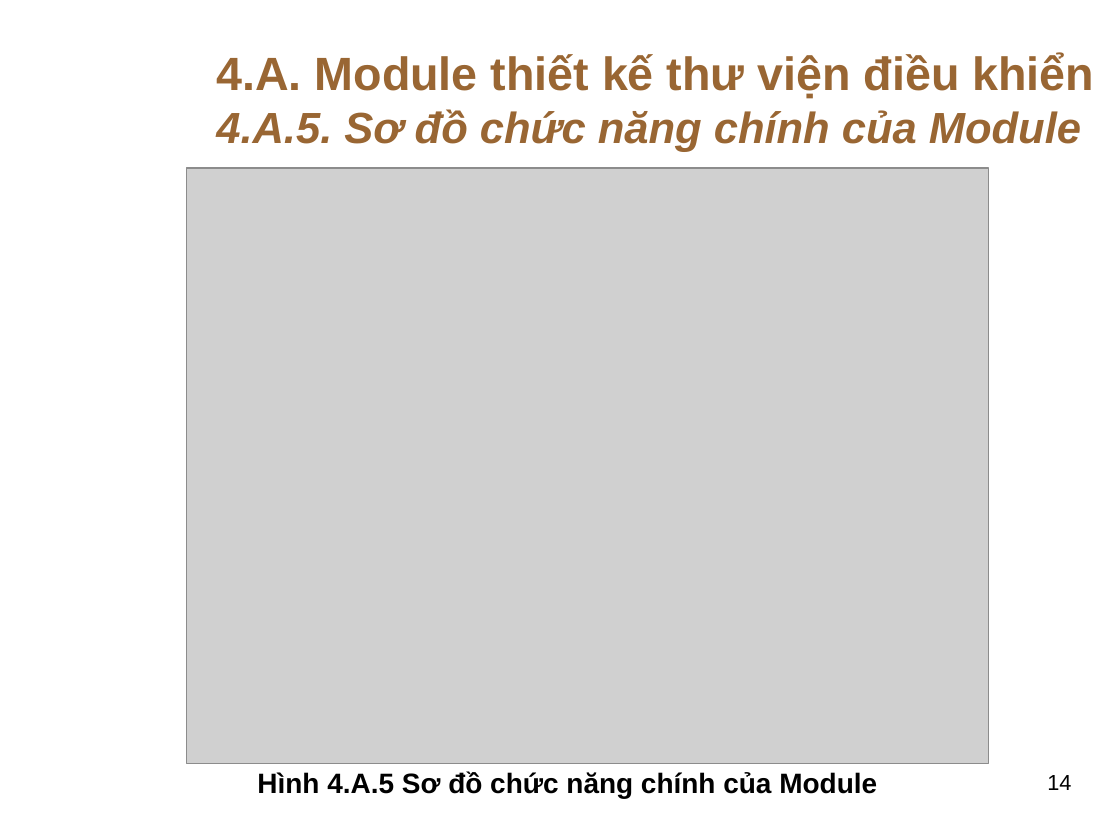
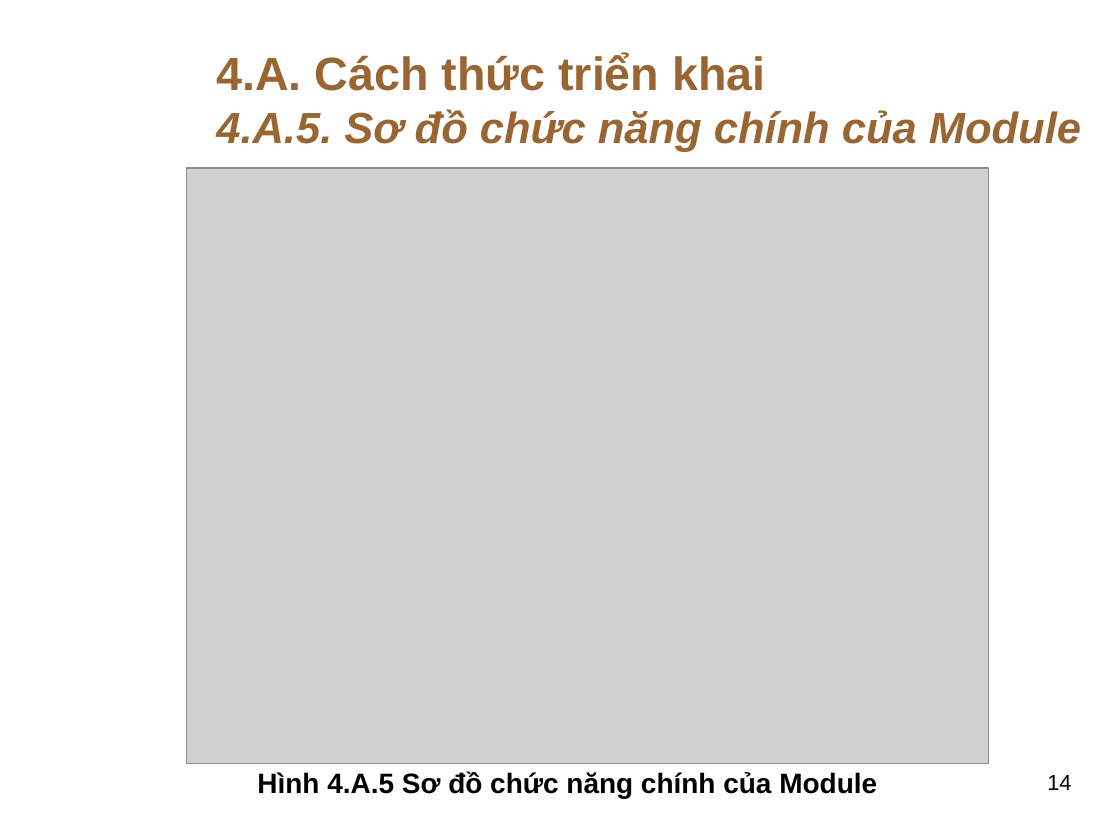
Before and after one commit to thuhuynh4393/testfrontend, a slide deck: slide 14 of Thu HUynh - SLide bao cao.ppt. Drawn at 1120x840 pixels with LibreOffice and Linux fonts; fonts in the diff are those of the drawing; grey boxes stand for pictures; background and template pictures are left out. Boxes give left, top, right and bottom in pixels: in the first picture for what was removed or moved away, otherwise in the second. Text is boxed around its words. In the diff, an @@ line names an element or a change of style, - is before the commit and + after.

```diff
--- a/Thu HUynh - SLide bao cao.ppt
+++ b/Thu HUynh - SLide bao cao.ppt
@@ text at [216,53,765,91]: text changed @@
-4.A. Module thiết kế thư viện điều khiển
+4.A. Cách thức triển khai
```
Also in this commit, not shown: 12 other slides changed, 1 other file.
